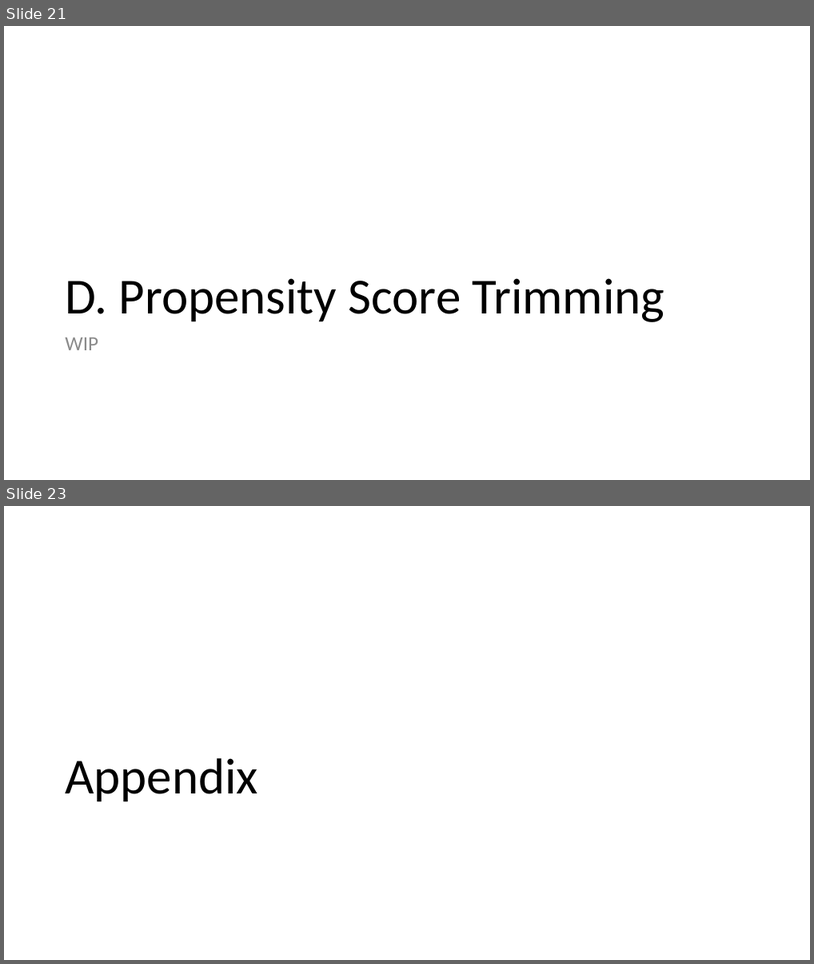
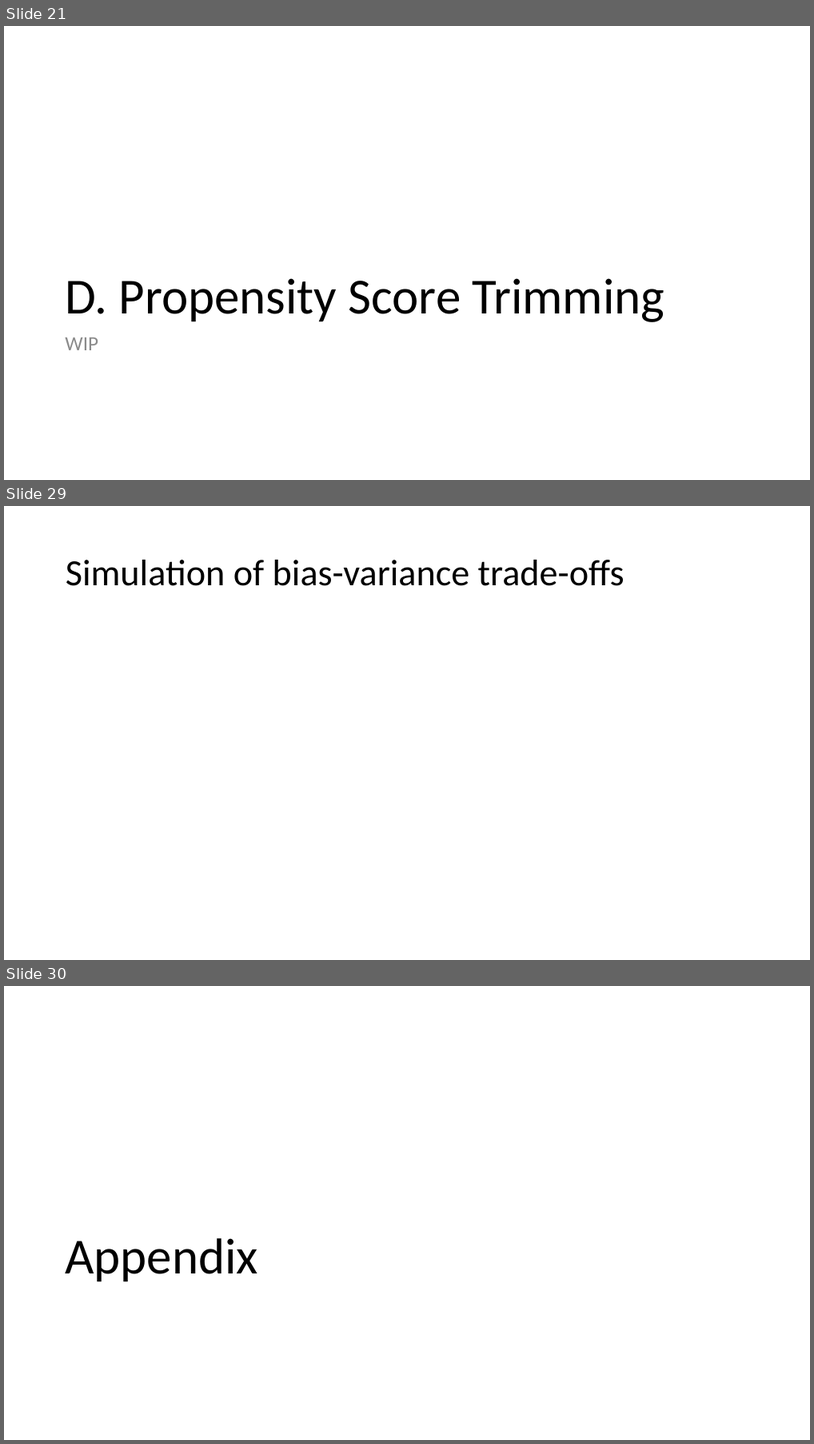
Before and after one commit to shoepaladin/causalinference_crashcourse, a slide deck: Powerpoints/4 Best Practices (WIP).pptx. Shown one above the other, each under a label of ours: slides 21 and 23 before the commit, slides 21, 29 and 30 after it; the slides between them are not shown. The pictures are 814x964 and 814x1444 pixels, drawn with LibreOffice and Linux fonts; fonts in the diff are those of the drawing. Boxes give left, top, right and bottom in pixels: in the first picture for what was removed or moved away, otherwise in the second. Text is boxed around its words. In the diff, an @@ line names an element or a change of style, - is before the commit and + after.

```diff
--- a/Powerpoints/4 Best Practices (WIP).pptx
+++ b/Powerpoints/4 Best Practices (WIP).pptx
@@ slide 29 added at (x1=4, y1=506, x2=810, y2=960), background #FFFFFF @@
@@ title added at (x1=66, y1=560, x2=625, y2=586), 44 pt, text #000000 @@
+Simulation of bias-variance trade-offs
@@ what was slide 23 is now slide 30 @@
```
Also in this commit, not shown: 7 other slides added, 8 other files.
